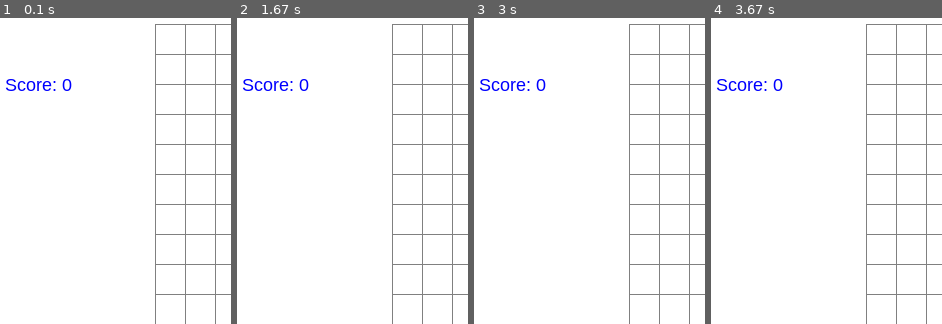
Above: before the commit, frames 1-4 (left to right).
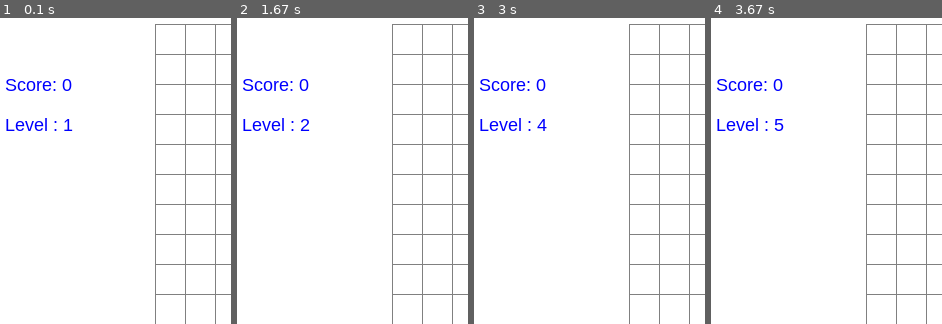
Above: after the commit, the same moments.

Repository: codigician/tetris
Game: pygame game, started from src/game.py
Same seed, same stepped clock (60 frames per second), same inputs: the game is played once before the commit and once after it.
Inputs:
- Up to frame 1 (0.1 s): no input
- Up to frame 2 (1.67 s): tap Space at 0.33, 0.73, 1.03, 1.23, 1.57 s; hold Right 0.67-1.13 s; tap C at 0.82 s; hold Up 1.17-1.47 s; hold Right from 1.5 s (still down)
- Up to frame 3 (3 s): tap Space at 1.87, 2.07, 2.37, 2.97 s; release Right at 1.97 s; hold Left 2-2.53 s; tap C at 2.15 s; hold Left from 2.9 s (still down)
- Up to frame 4 (3.67 s): tap Space at 3.27 s; release Left at 3.3 s
The pictures show only the part of the screen within x 0-50%, y 0-50%; the shares and areas given below are measured in that part.

The runs differ from the first frame. In frame 1, 0.4% of the frame differs, in the area x 2-32%, y 32-37%; in frame 2, 0.4%; in frame 3, 0.4%; in frame 4, 0.4%.

Commit message:
Level System changed

Diff:
--- a/src/game.py
+++ b/src/game.py
@@ -76,8 +76,11 @@
         score_text_display = score_text.render(
             'Score: {0}'.format(tetris.score), 1, blue)
 
+        level_text_display = score_text.render(
+            'Level : {0}'.format(tetris.level), 1, blue)
+
         screen.blit(score_text_display, (100, 100))
-
+        screen.blit(level_text_display, (100, 140))
         grid = self.tetris.grid.get_map()
 
         for row in range(len(grid)):
--- a/src/tetris.py
+++ b/src/tetris.py
@@ -27,11 +27,13 @@
         self.virtual_grid = virtual_grid
         self.shape_generator = shape_generator
 
+        self.shape_count = 0
         self.score = 0
-        self.level = (self.score) / 1000
+        self.level = 1
 
         self.gravity = gravity
-        self.gravity.set_speed(speed=1 - 2*(self.level / 10))
+
+        self.gravity.set_move_down(self.move_down)
 
         self.active_shape: Shape = None
         self.held_shape: Shape = None
@@ -48,7 +50,6 @@
         self.state = GameState.PLAYING
         self.active_shape: Shape = self.shape_generator.generate()
         self.virtual_grid.add_shape(self.active_shape)
-        self.gravity.set_move_down(self.move_down)
         self.gravity.start()
 
     def pause(self):
@@ -120,6 +121,10 @@
                 exploded_rows_counter += 1
                 self.virtual_grid.shift_down_rows(idx=i)
         self.score = self.calculate_score(exploded_rows_counter)
+        if self.level / 300 >= 0.8:
+            self.gravity.set_speed(speed=0.2)
+        else:
+            self.gravity.set_speed(speed=1 - (self.level / 500))
 
     def calculate_score(self, exploded_rows_counter):
         self.score += (exploded_rows_counter**2) * 20
@@ -138,6 +143,8 @@
         try:
             self.explode()
             self.active_shape = self.shape_generator.generate()
+            self.shape_count += 1
+            self.level = self.shape_count // 2
             self.virtual_grid.add_shape(self.active_shape)
             self.is_shape_exchanged = False
         except OccupiedPositionException:
